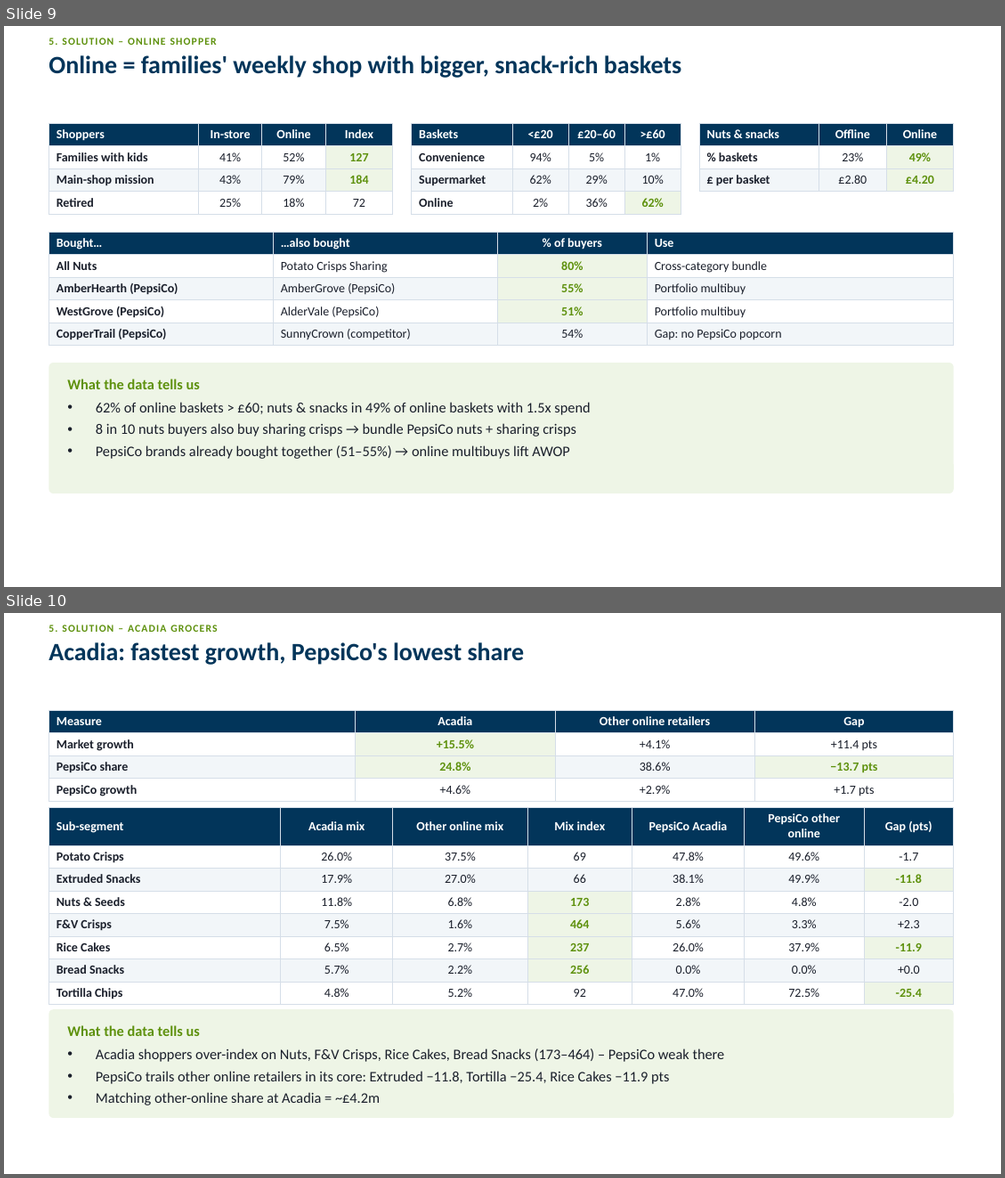
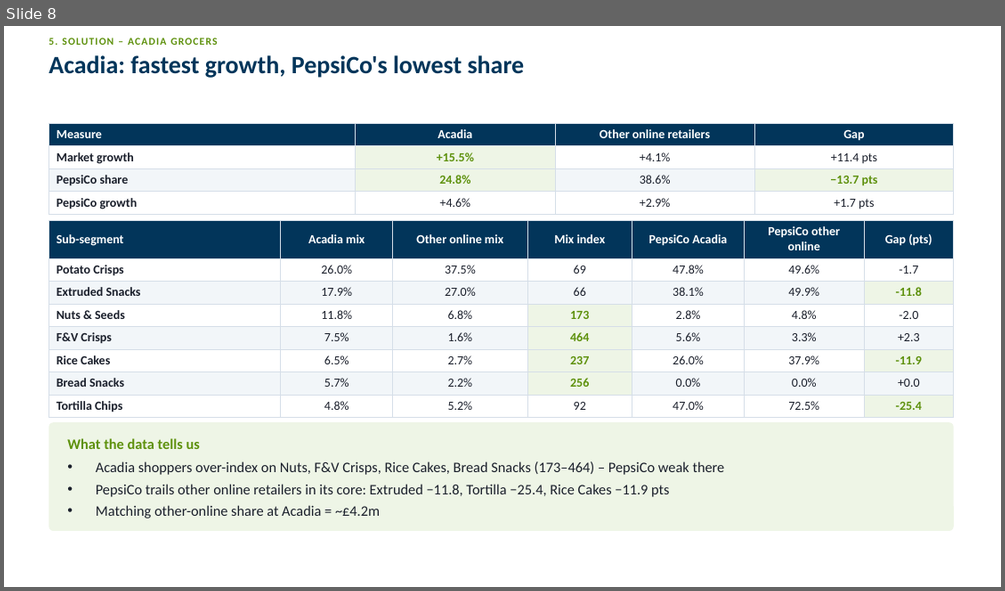
Before and after one commit to harshjunekumar/test-sample, a slide deck: case_study/PepsiCo_Savoury_Case_Study_Deck.pptx. Shown one above the other, each under a label of ours: slides 9 and 10 before the commit, slide 8 after it. The pictures are 1005x1178 and 1005x591 pixels, drawn with LibreOffice and Linux fonts; fonts in the diff are those of the drawing. Boxes give left, top, right and bottom in pixels: in the first picture for what was removed or moved away, otherwise in the second. Text is boxed around its words. In the diff, an @@ line names an element or a change of style, - is before the commit and + after.

```diff
--- a/case_study/PepsiCo_Savoury_Case_Study_Deck.pptx
+++ b/case_study/PepsiCo_Savoury_Case_Study_Deck.pptx
@@ slide 9 removed at bbox=[4, 26, 1001, 587], background #FFFFFF @@
@@ text removed at bbox=[48, 38, 217, 45] @@
-5. SOLUTION – ONLINE SHOPPER
@@ title removed at bbox=[48, 55, 681, 78] @@
-Online = families' weekly shop with bigger, snack-rich baskets
@@ table removed at bbox=[48, 123, 393, 210], 4 rows, 4 columns @@
-Shoppers | In-store | Online | Index
-Families with kids | 41% | 52% | 127
-Main-shop mission | 43% | 79% | 184
-Retired | 25% | 18% | 72
@@ table removed at bbox=[412, 123, 680, 210], 4 rows, 4 columns @@
-Baskets | <£20 | £20–60 | >£60
-Convenience | 94% | 5% | 1%
-Supermarket | 62% | 29% | 10%
-Online | 2% | 36% | 62%
@@ table removed at bbox=[699, 123, 954, 198], 3 rows, 3 columns @@
-Nuts & snacks | Offline | Online
-% baskets | 23% | 49%
-£ per basket | £2.80 | £4.20
@@ table removed at bbox=[48, 232, 954, 344], 5 rows, 4 columns @@
-Bought… | …also bought | % of buyers | Use
-All Nuts | Potato Crisps Sharing | 80% | Cross-category bundle
-AmberHearth (PepsiCo) | AmberGrove (PepsiCo) | 55% | Portfolio multibuy
-WestGrove (PepsiCo) | AlderVale (PepsiCo) | 51% | Portfolio multibuy
-CopperTrail (PepsiCo) | SunnyCrown (competitor) | 54% | Gap: no PepsiCo popcorn
@@ rounded rectangle removed at bbox=[48, 362, 954, 493] @@
@@ text removed at bbox=[67, 378, 200, 389] @@
-What the data tells us
@@ text removed at bbox=[96, 402, 590, 459] @@
-• 62% of online baskets > £60; nuts & snacks in 49% of online baskets with 1.5x spend
-• 8 in 10 nuts buyers also buy sharing crisps → bundle PepsiCo nuts + sharing crisps
-• PepsiCo brands already bought together (51–55%) → online multibuys lift AWOP
@@ what was slide 10 is now slide 8 @@
```
Also in this commit, not shown: 2 slides changed, 1 other slide removed.
